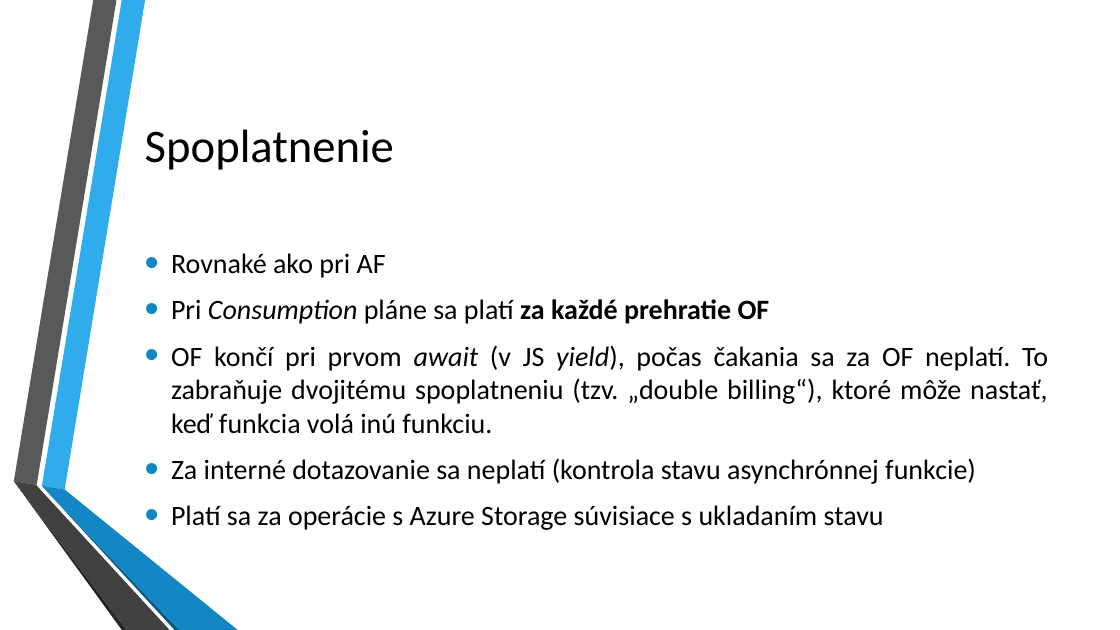
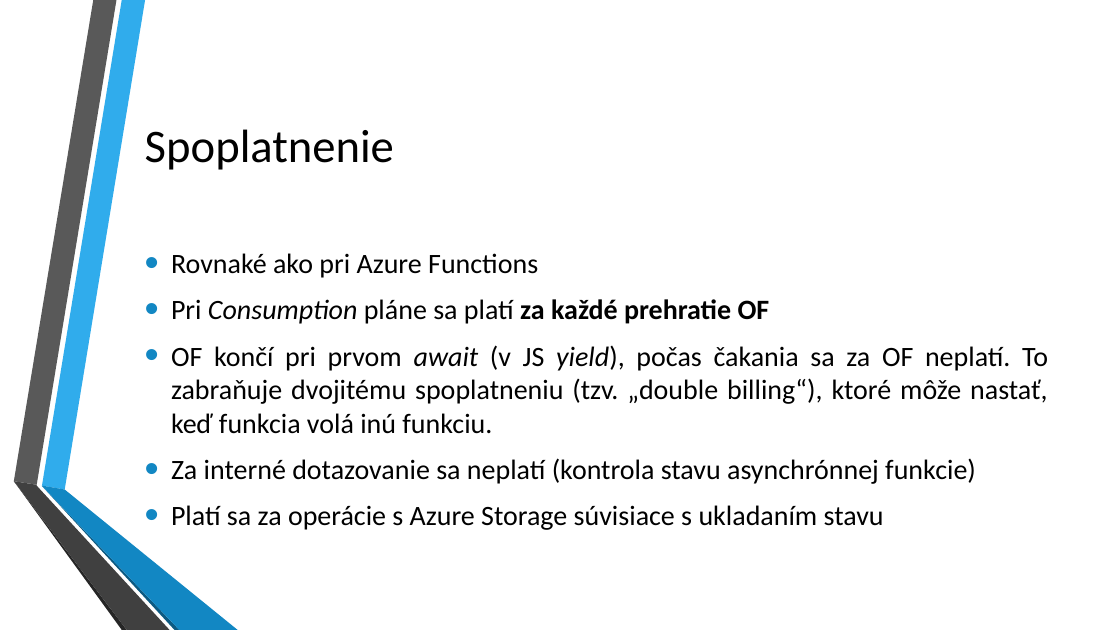
Before and after one commit to kubinko/Azure-Resources-Overview, a slide deck: slide 18 of 05 - Durable Functions/Durable Functions.pptx. Drawn at 1120x630 pixels with LibreOffice and Linux fonts; fonts in the diff are those of the drawing; background and template pictures are left out. Boxes give left, top, right and bottom in pixels: in the first picture for what was removed or moved away, otherwise in the second. Text is boxed around its words. In the diff, an @@ line names an element or a change of style, - is before the commit and + after.

```diff
--- a/05 - Durable Functions/Durable Functions.pptx
+++ b/05 - Durable Functions/Durable Functions.pptx
@@ text at [171,253,538,278]: text changed @@
-• Rovnaké ako pri AF
+• Rovnaké ako pri Azure Functions
```
Also in this commit, not shown: 6 other slides changed, 4 other files.
